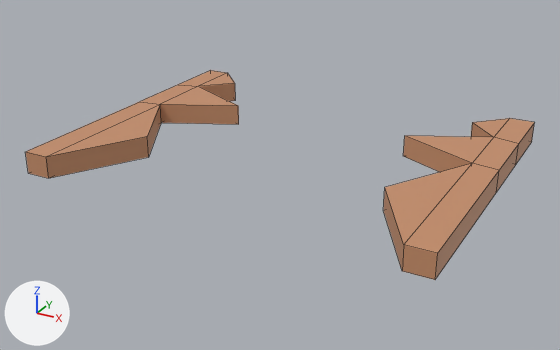
Before and after pictures for a commit that changed the FBX model MouseProject/Assets/3DAssets/Shelves/shelfShortDestroyed.fbx.
Both versions are drawn from a 50 mm lens placed at (0.837, -1.385, 0.671), pointed at (-0.013, 0.161, -0.102). Every picture has the same lights, and +X, +Y and +Z are marked at lower left. Mesh edges are drawn as thin lines.
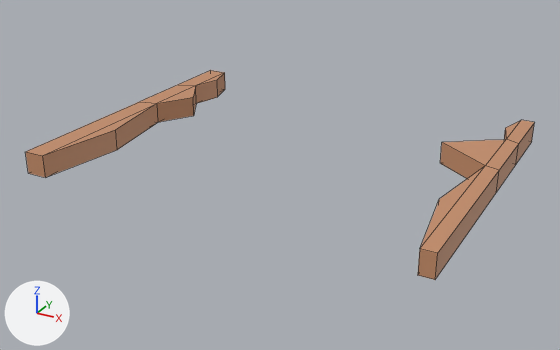
The change, as a diff of the scene's bpy script:
```diff
--- a/MouseProject/Assets/3DAssets/Shelves/shelfShortDestroyed.fbx.py
+++ b/MouseProject/Assets/3DAssets/Shelves/shelfShortDestroyed.fbx.py
@@ me_cube @@
 me_cube.from_pydata(...)  # 44 vertices, 46 faces; spans x -0.5..0.5, y -0.191..0.592, z -0.055..0.0
 # used by ob_cube; location = (0.0, 0.0, -0.01)
+# me_cube part 1: all 14 vertices in x -0.437..-0.241, y -0.191..0.592, z -0.055..0.0 are scaled about their middle by (0.283, 1, 1), then moved by (-0.08, 0.0, 0.0)
+# me_cube part 2: all 8 vertices in x 0.437, y -0.191..0.592, z -0.055..0.0 are moved by (0.03, 0.0, 0.0)
+# me_cube part 3: all 2 vertices in x 0.36, y 0.512, z -0.055..0.0 are moved by (0.085, 0.0, 0.0)
+# me_cube part 4: all 2 vertices in x 0.241, y 0.338, z -0.055..0.0 are moved by (0.095, 0.0, 0.0)
+# me_cube part 5: all 2 vertices in x 0.312, y 0.027, z -0.055..0.0 are moved by (0.119, 0.0, 0.0)
 me_cube.materials.append(mat_shelfshort)
```

Pixel boxes [x1, y1, x2, y2] of what changed, in the pictures (560 x 350 px; the box of a moved part takes in the faces that stretch with it):
part 1 of me_cube, moved or reshaped: before [26, 70, 239, 178]; after [26, 70, 225, 177]
part 2 of me_cube, moved or reshaped: before [402, 118, 534, 280]; after [418, 120, 534, 280]
part 3 of me_cube, moved or reshaped: before [471, 118, 510, 137]; after [504, 120, 521, 140]
part 4 of me_cube, moved or reshaped: before [403, 136, 494, 172]; after [440, 140, 505, 179]
part 5 of me_cube, moved or reshaped: before [383, 163, 472, 269]; after [420, 166, 485, 248]
